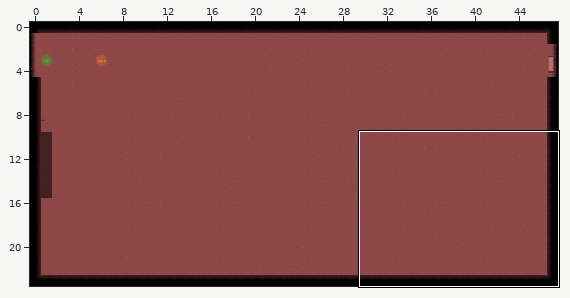
A Tiled map gets an edit: assets/tilemaps/level 1.3.tmx. Above, an overview of the earlier version with the close-up marked.
Close-up. The starting point:
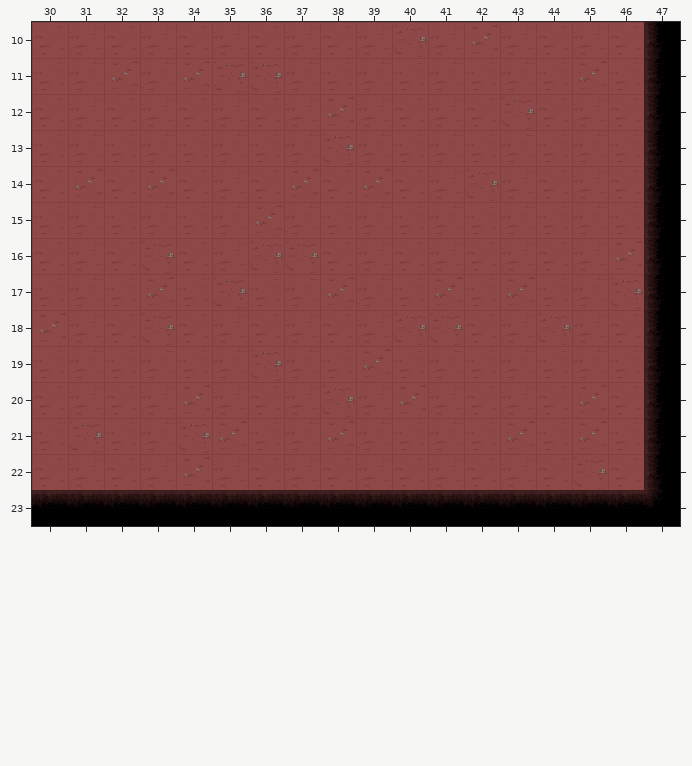
Cells are 64x64 px. Shown: x 30..47, y 10..23. The commit also changed other parts of the map, which this record leaves out.
Once edited:
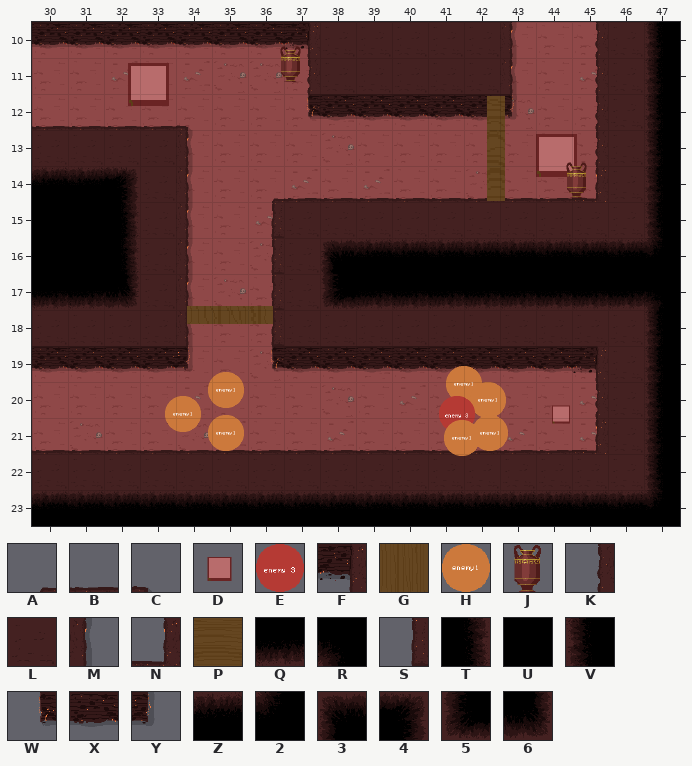
Key: from "tiles 1": A 0, B 1, C 3, D 4, E 6, F 10, G 14, H 15, J 17, K 20, L 21, M 22, N 23, P 25, Q 27, R 28, S 30, T 36, U 37, V 38, W 40, X 41, Y 42, Z 47, 2 48, 3 57, 4 58, 5 67, 6 68.
_ is an empty cell.
Objects are placed by their top-left corner, in cells (3,4 is the top-left corner of cell 3,4); size is 1x1 cell unless given.
Tiles replaced or removed in this view: V.
The exact change:
Changed rows in their new state; . is an unchanged cell.
Layer "1":
first column x 30:
10 XXXXXXXFLLLLLM.KL.
11 .......KLLLLLM.KL.
12 BBBBC..WXXXXXY.KL.
13 LLLLM..........KL.
14 ZZ4LM.ABBBBBBBBNL.
15 UUTLM.SLLLLLLLLLL.
16 UUTLM.SL3ZZZZZZZZ2
17 QQ6LM.SL5QQQQQQQQR
18 LLLLM.SLLLLLLLLLL.
19 XXXXY.WXXXXXXXXFL.
20 ...............KL.
21 BBBBBBBBBBBBBBBNL.
22 LLLLLLLLLLLLLLLLL.
Layer "enemies":
added: H "enemy_1" at 41.5,19.6
added: H "enemy_1" at 34.9,19.7
added: H "enemy_1" at 42.2,20
added: H "enemy_1" at 33.7,20.4
added: E "enemy_3" at 41.3,20.4
added: H "enemy_1" at 34.9,20.9
added: H "enemy_1" at 42.2,20.9
added: H "enemy_1" at 41.5,21.1
Layer "interact":
added: J "vase" at 36.7,10.7
added: D "button" at 32,10.5 size 2.3x2.4
added: D "button" at 43.4,12.5 size 2.3x2.4
added: J "vase" at 44.6,13.9
added: P "door" at 42.6,12.1 size 0.5x2.9
added: G "door" at 34.3,17.9 size 2.4x0.5
added: D "button" at 44.2,20.4
